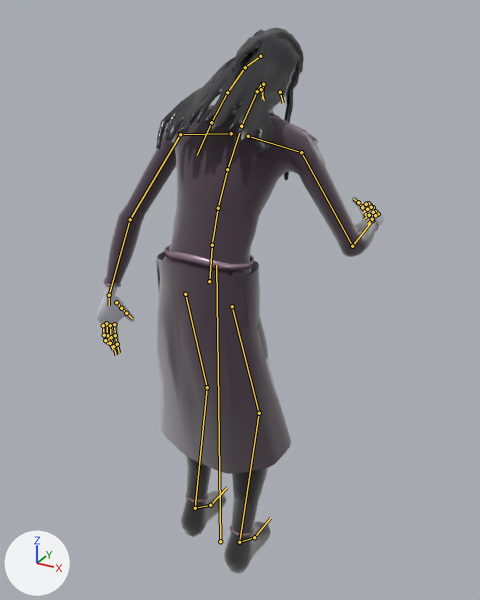
What one commit did to the glTF model creatures/models/people/calanmai_2.gltf.
One viewpoint serves both versions: a camera (50 mm lens) standing at (1.086, -1.81, 2.008) and looking at (-0.032, 0.223, 0.992). Every picture has the same lights, and +X, +Y and +Z are marked at lower left. The first picture is the older version. Both versions are drawn at frame 32 of the action 'bow'; the numbers are the values there. The bones that bend it are drawn over the model as lines.

In view in the first picture: 'calanmai_2'.
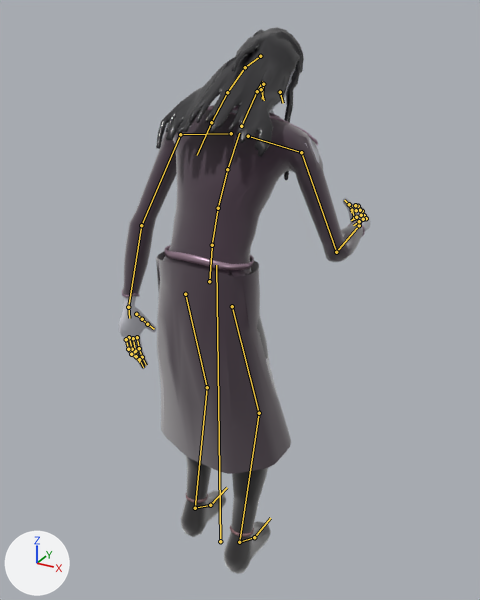
What the commit changed:
Bone 'LeftUpperArm' (bone_leftupperarm) turns from (-67, -3, -4) to (-77, -3, -2) degrees about its own x, y and z.
Bone 'RightUpperArm' (bone_rightupperarm) turns from (-45, 34, 9) to (-55, 35, 8) degrees about its own x, y and z.

Changed parts and their boxes (x1, y1, x2, y2) in the pictures (480 x 600 px):
'calanmai_2', posed (12% narrower): before (97, 27, 383, 574); after (119, 27, 370, 574)
bone 'LeftUpperArm', root to tip: before (180, 134) to (130, 219); after (180, 134) to (141, 225)
bone 'RightUpperArm', root to tip: before (301, 152) to (352, 246); after (301, 152) to (336, 252)
